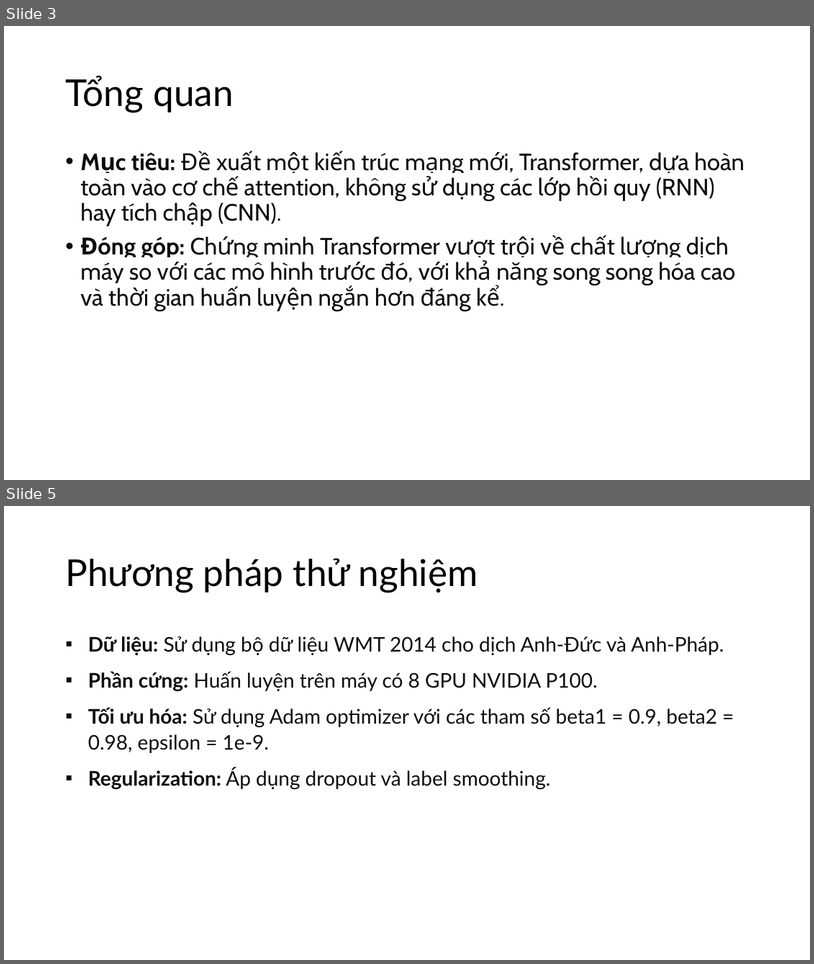
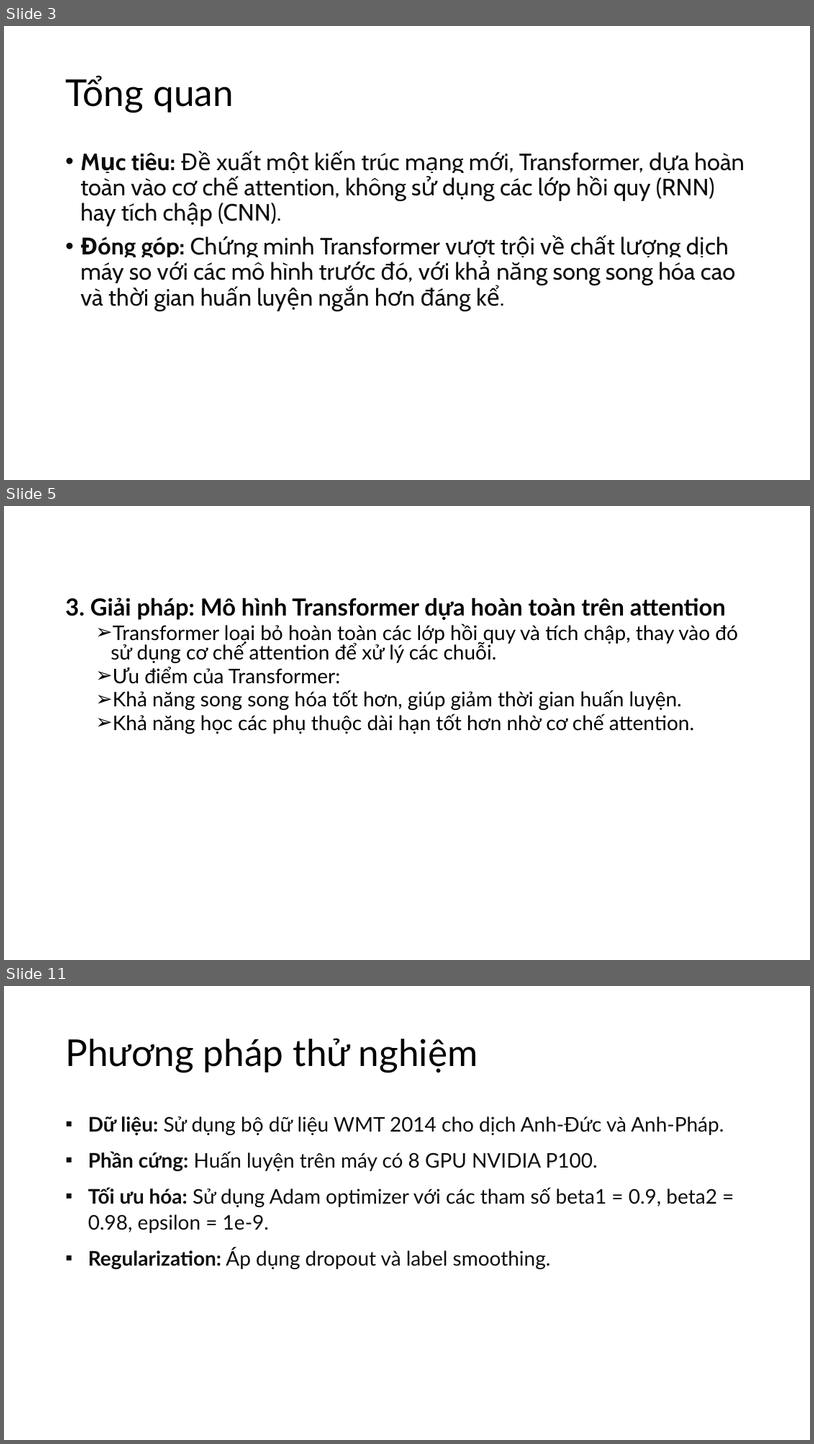
Before and after one commit to thanhtai9606/lab-master, a slide deck: lab/all you need/Attention Is All You Need.pptx. Shown one above the other, each under a label of ours: slides 3 and 5 before the commit, slides 3, 5 and 11 after it; the slides between them are not shown. The pictures are 814x964 and 814x1444 pixels, drawn with LibreOffice and Linux fonts; fonts in the diff are those of the drawing. Boxes give left, top, right and bottom in pixels: in the first picture for what was removed or moved away, otherwise in the second. Text is boxed around its words. In the diff, an @@ line names an element or a change of style, - is before the commit and + after.

```diff
--- a/lab/all you need/Attention Is All You Need.pptx
+++ b/lab/all you need/Attention Is All You Need.pptx
@@ slide 5 added at (x1=4, y1=506, x2=810, y2=960), background #FFFFFF @@
@@ text added at (x1=65, y1=597, x2=738, y2=734), 24 pt, text #000000 @@
+3. Giải pháp: Mô hình Transformer dựa hoàn toàn trên attention
+  ➢ Transformer loại bỏ hoàn toàn các lớp hồi quy và tích chập, thay vào đó sử dụng cơ chế attention để xử lý các chuỗi.
+  ➢ Ưu điểm của Transformer:
+  ➢ Khả năng song song hóa tốt hơn, giúp giảm thời gian huấn luyện.
+  ➢ Khả năng học các phụ thuộc dài hạn tốt hơn nhờ cơ chế attention.
@@ what was slide 5 is now slide 11 @@
```
Also in this commit, not shown: 1 slide changed, 5 other slides added, 2 other files.
